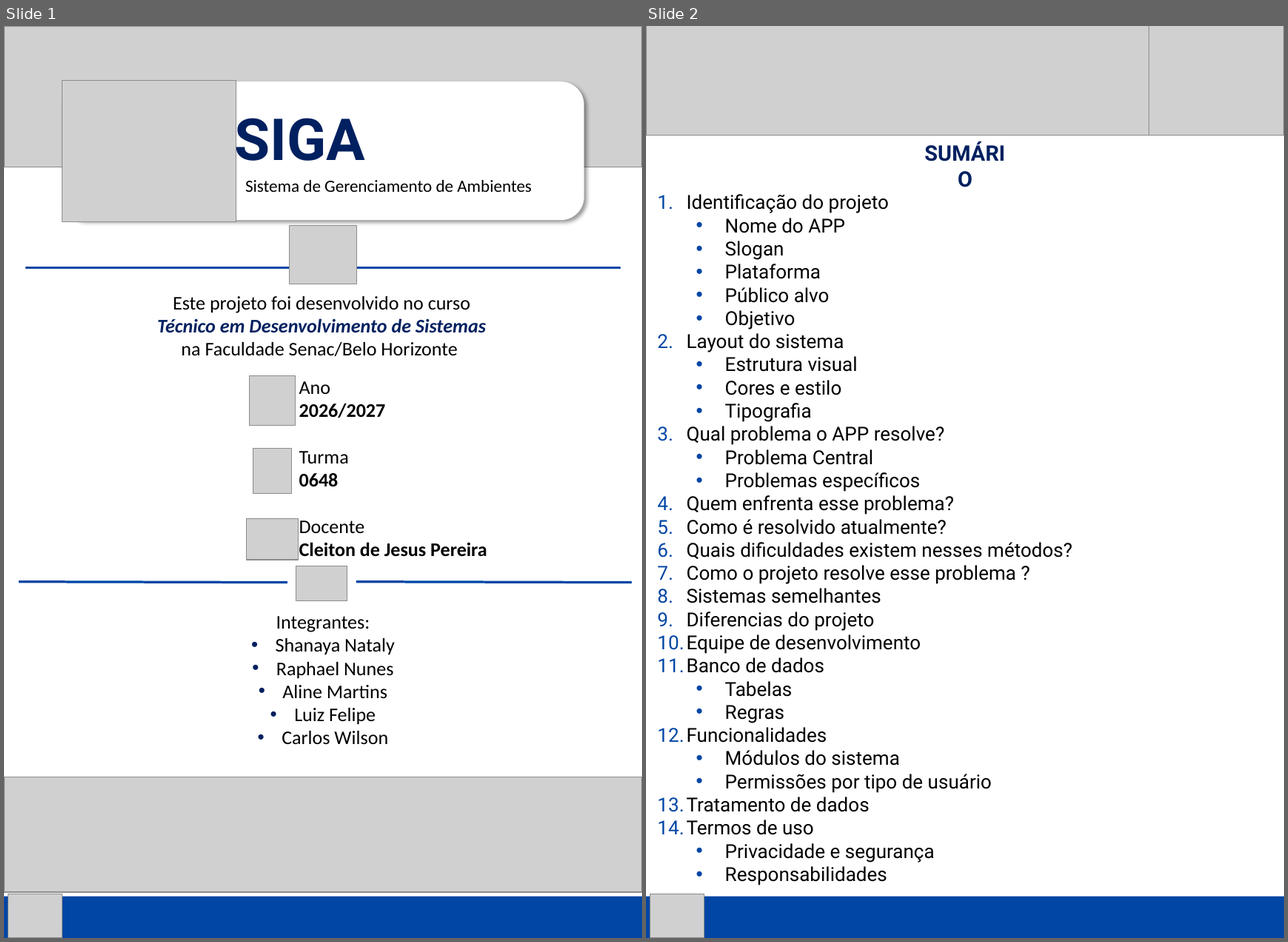
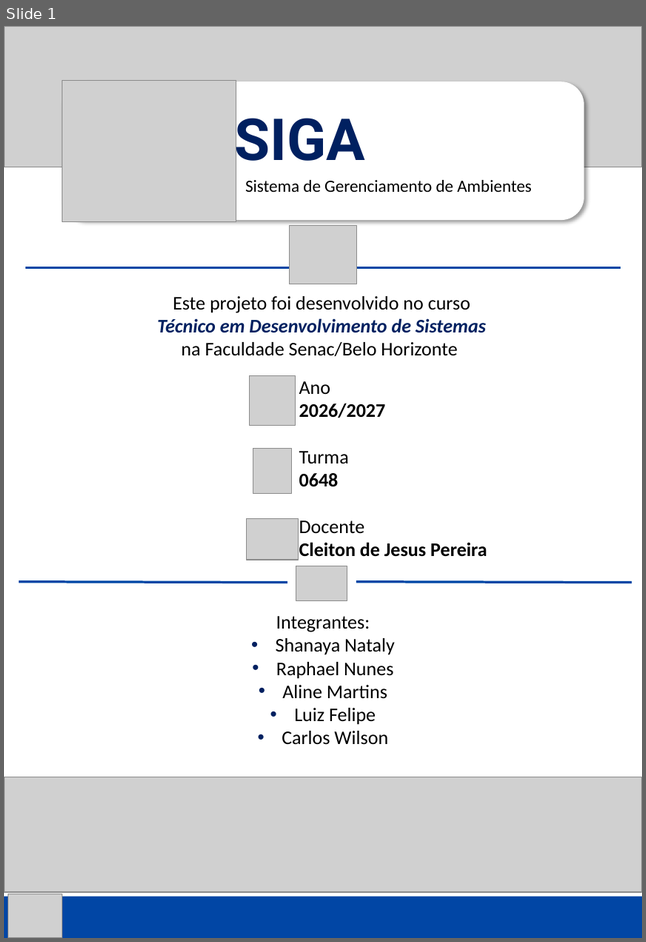
Before and after one commit to MariposaDaProgramacao/Projeto-Integrador, a slide deck: DOCUMENTACAO/Sistema de Gerenciamento de Ambientes - Documentação.pptx. Shown side by side, each under a label of ours: slides 1 and 2 before the commit, slide 1 after it. The pictures are 1288x942 and 646x942 pixels, drawn with LibreOffice and Linux fonts; fonts in the diff are those of the drawing; grey boxes stand for pictures. Boxes give left, top, right and bottom in pixels: in the first picture for what was removed or moved away, otherwise in the second. Text is boxed around its words. In the diff, an @@ line names an element or a change of style, - is before the commit and + after.

Commit message:
Documentação
Atualizações da documentação + imagem (esquema visual)

```diff
--- a/DOCUMENTACAO/Sistema de Gerenciamento de Ambientes - Documentação.pptx
+++ b/DOCUMENTACAO/Sistema de Gerenciamento de Ambientes - Documentação.pptx
@@ slide 2 removed at box(646, 26, 1284, 938), background #FFFFFF @@
@@ picture removed at box(646, 26, 1284, 136) @@
@@ picture removed at box(1149, 26, 1284, 136) @@
@@ text removed at box(909, 136, 1020, 170) @@
-SUMÁRIO
@@ text removed at box(687, 194, 1072, 885) @@
-1. Identificação do projeto
-  • Nome do APP
-  • Slogan
-  • Plataforma
-  • Público alvo
-  • Objetivo
-2. Layout do sistema
-  • Estrutura visual
-  • Cores e estilo
-  • Tipografia
-3. Qual problema o APP resolve?
-  • Problema Central
-  • Problemas específicos
-4. Quem enfrenta esse problema?
-5. Como é resolvido atualmente?
-6. Quais dificuldades existem nesses métodos?
-7. Como o projeto resolve esse problema ?
-8. Sistemas semelhantes
-9. Diferencias do projeto
-10. Equipe de desenvolvimento
-11. Banco de dados
-  • Tabelas
-  • Regras
-12. Funcionalidades
-  • Módulos do sistema
-  • Permissões por tipo de usuário
-13. Tratamento de dados
-14. Termos de uso
-  • Privacidade e segurança
-  • Responsabilidades
@@ rectangle removed at box(646, 896, 1284, 937) @@
@@ picture removed at box(650, 893, 704, 937) @@
```
Also in this commit, not shown: 2 slides changed, 15 slides added, 2 other slides removed, 2 other files.
